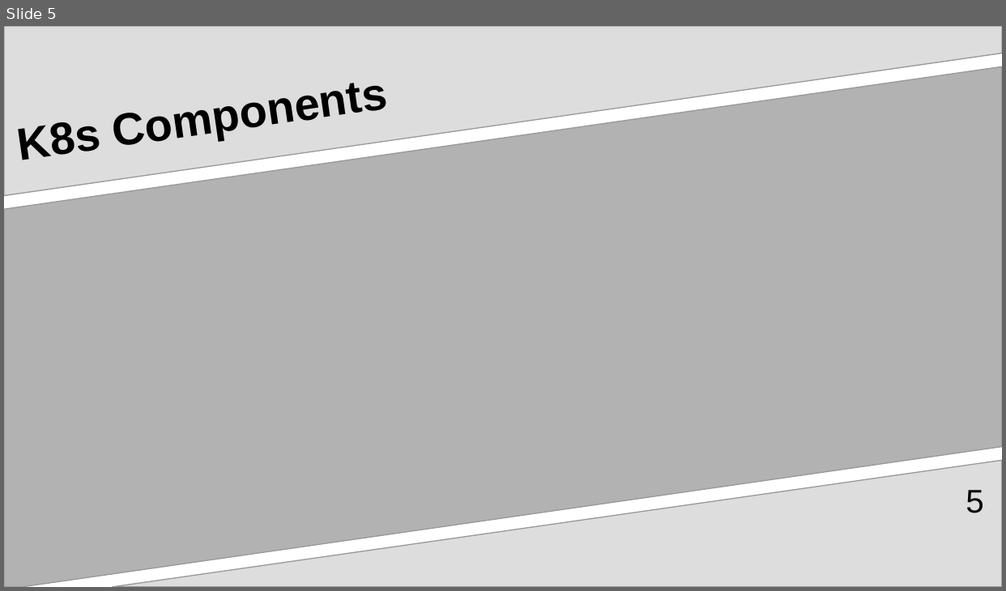
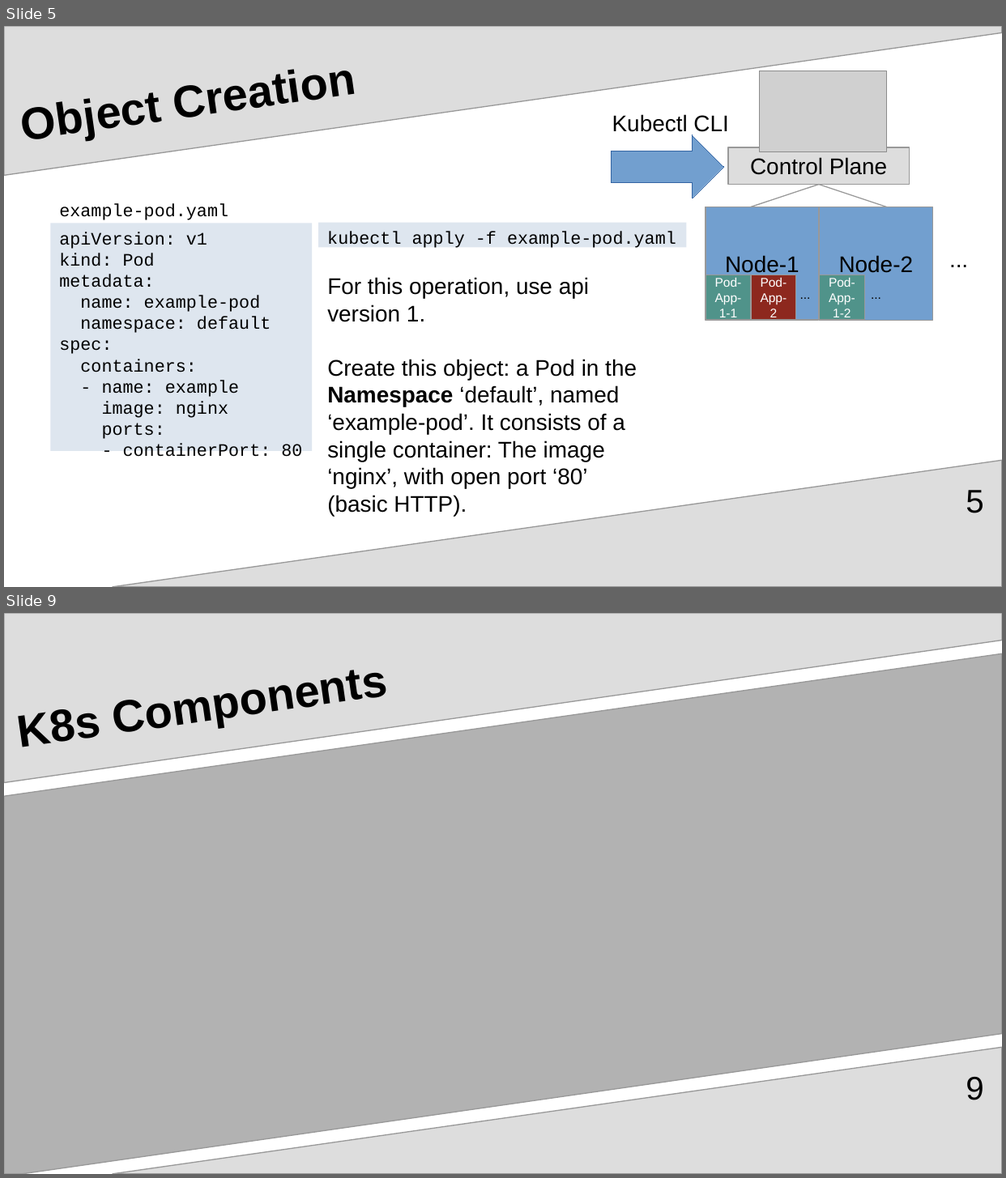
Before and after one commit to upart/cabinops, a slide deck: documentation/Introduction.odp. Shown one above the other, each under a label of ours: slide 5 before the commit, slides 5 and 9 after it; the slides between them are not shown. The pictures are 1006x591 and 1006x1178 pixels, drawn with LibreOffice and Linux fonts; fonts in the diff are those of the drawing; grey boxes stand for pictures. Boxes give left, top, right and bottom in pixels: in the first picture for what was removed or moved away, otherwise in the second. Text is boxed around its words. In the diff, an @@ line names an element or a change of style, - is before the commit and + after.

```diff
--- a/documentation/Introduction.odp
+++ b/documentation/Introduction.odp
@@ slide 5 added at (4, 26, 1002, 587), background #FFFFFF; not listed: 1 template element that a slide beside it also shows @@
@@ freeform shape added at (4, 26, 1002, 175), fill #DDDDDD, outline #999999 0.85 pt @@
@@ title added at (15, 26, 910, 169), 36 pt, text #000000, bold @@
+Object Creation
@@ picture added at (759, 71, 887, 152) @@
@@ text added at (612, 114, 728, 132), 18 pt, text #000000 @@
+Kubectl CLI
@@ right arrow added at (612, 135, 724, 199), fill #729FCF, outline #3465A4 0 pt @@
@@ rectangle added at (728, 148, 910, 185), fill #DDDDDD, outline #999999 0.85 pt, 18 pt, text #000000 @@
+Control Plane
@@ line added from (751, 207) to (819, 185), #999999 0.85 pt @@
@@ line added from (819, 185) to (887, 207), #999999 0.85 pt @@
@@ text added at (59, 204, 228, 220), 14 pt, text #000000 @@
+example-pod.yaml
@@ rectangle added at (705, 207, 819, 320), fill #729FCF, outline #999999 0.85 pt, 18 pt, text #000000 @@
+Node-1
@@ rectangle added at (820, 207, 933, 320), fill #729FCF, outline #999999 0.85 pt, 18 pt, text #000000 @@
+Node-2
@@ rectangle added at (50, 224, 312, 451), fill #DEE6EF, 14 pt, text #000000 @@
+apiVersion: v1
+kind: Pod
+metadata:
+name: example-pod
+namespace: default
+spec:
+containers:
+- name: example
+image: nginx
+ports:
+- containerPort: 80
@@ rectangle added at (318, 223, 686, 248), fill #DEE6EF, 14 pt, text #000000 @@
+kubectl apply -f example-pod.yaml
@@ text added at (940, 241, 978, 275), 18 pt, text #000000 @@
+...
@@ text added at (327, 277, 637, 516), 18 pt, text #000000 @@
+For this operation, use api version 1.
+Create this object: a Pod in the Namespace ‘default’, named ‘example-pod’. It consists of a single container: The image ‘nginx’, with open port ‘80’ (basic HTTP).
@@ rectangle added at (705, 275, 751, 320), fill #50938A, outline #999999 0.85 pt, 10 pt, text #FFFFFF @@
+Pod-App-1-1
@@ rectangle added at (751, 275, 796, 320), fill #8D281E, outline #999999 0.85 pt, 10 pt, text #FFFFFF @@
+Pod-
+App-
+2
@@ text added at (791, 282, 819, 305), 10 pt, text #000000 @@
+...
@@ rectangle added at (820, 275, 865, 320), fill #50938A, outline #999999 0.85 pt, 10 pt, text #FFFFFF @@
+Pod-
+App-
+1-2
@@ text added at (863, 282, 890, 305), 10 pt, text #000000 @@
+...
@@ page number added at (965, 490, 983, 514), 26 pt, text #000000 @@
+5
@@ what was slide 5 is now slide 9 @@
@@ page number at (965, 1077, 983, 1101): text changed @@
-5
+9
```
Also in this commit, not shown: 2 slides changed, 3 other slides added, 6 other files.
